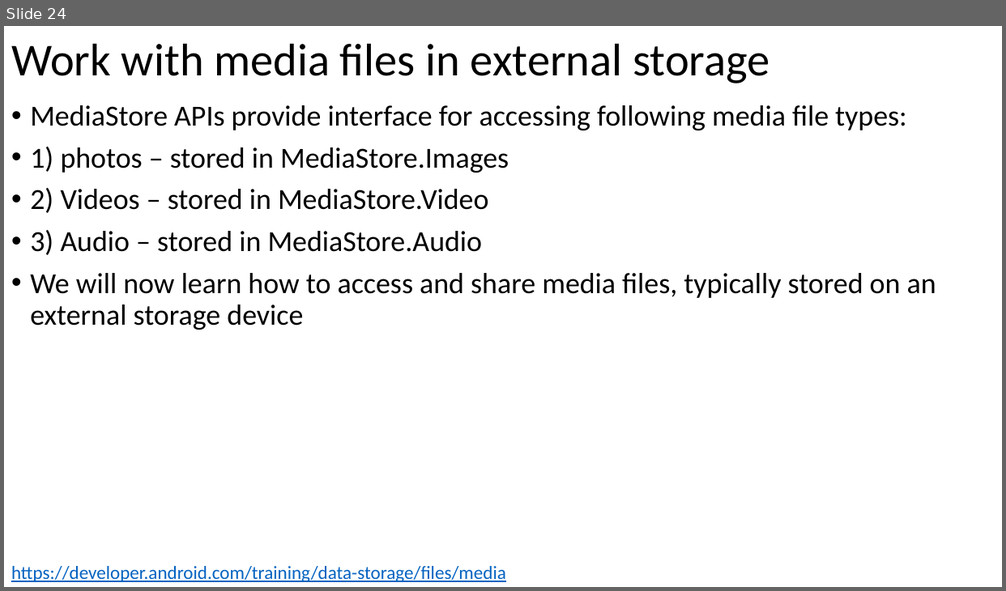
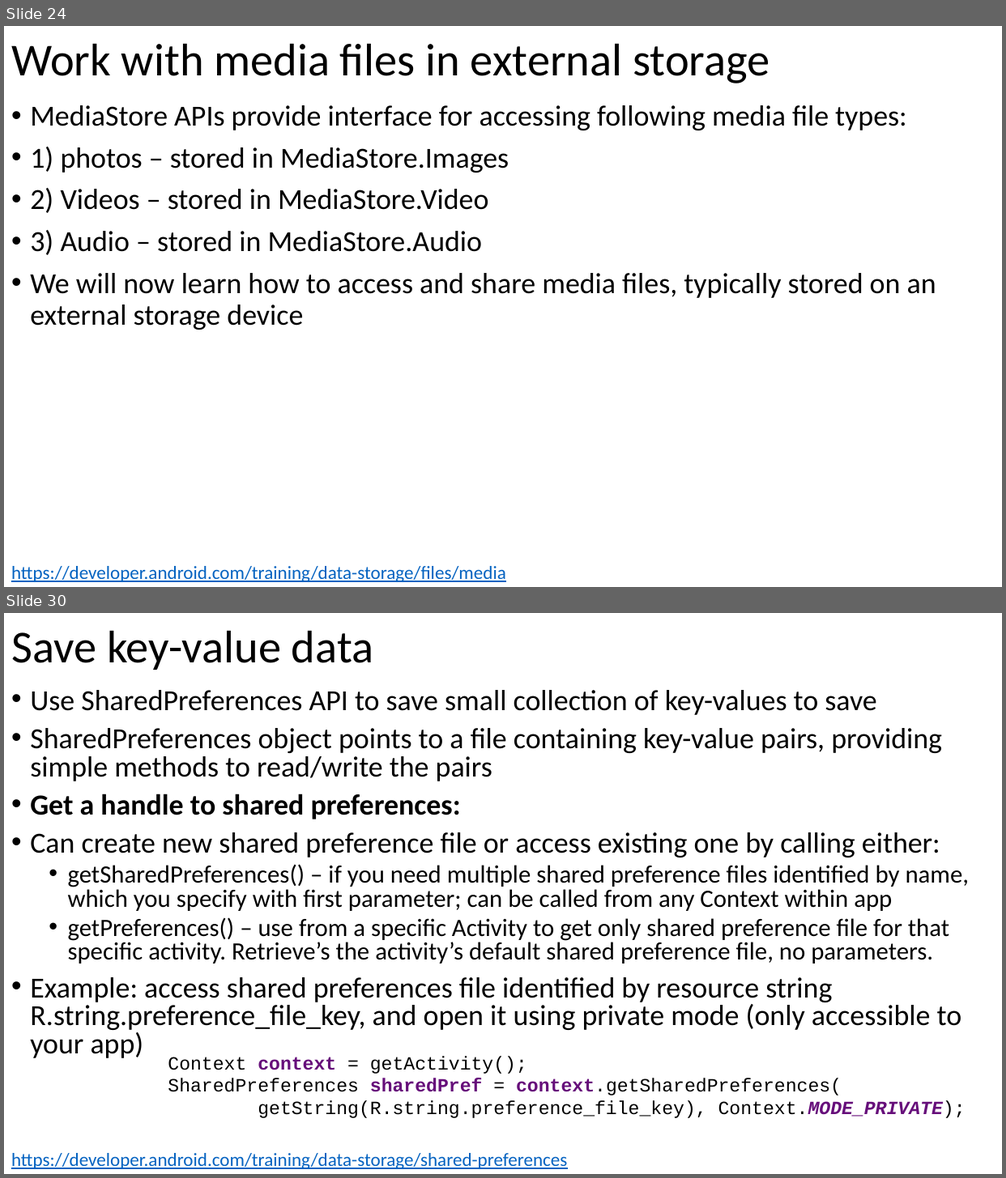
Before and after one commit to russellu/cs230, a slide deck: Lecture_11.pptx. Shown one above the other, each under a label of ours: slide 24 before the commit, slides 24 and 30 after it; the slides between them are not shown. The pictures are 1006x591 and 1006x1178 pixels, drawn with LibreOffice and Linux fonts; fonts in the diff are those of the drawing. Boxes give left, top, right and bottom in pixels: in the first picture for what was removed or moved away, otherwise in the second. Text is boxed around its words. In the diff, an @@ line names an element or a change of style, - is before the commit and + after.

```diff
--- a/Lecture_11.pptx
+++ b/Lecture_11.pptx
@@ slide 30 added at (4,613,1002,1174), background #FFFFFF @@
@@ title added at (11,630,373,670), 44 pt, text #000000 @@
+Save key-value data
@@ text added at (30,690,970,1059), 28 pt, text #000000 @@
+• Use SharedPreferences API to save small collection of key-values to save
+• SharedPreferences object points to a file containing key-value pairs, providing simple methods to read/write the pairs
+• Get a handle to shared preferences:
+• Can create new shared preference file or access existing one by calling either:
+  • getSharedPreferences() – if you need multiple shared preference files identified by name, which you specify with first parameter; can be called from any Context within app
+  • getPreferences() – use from a specific Activity to get only shared preference file for that specific activity. Retrieve’s the activity’s default shared preference file, no parameters.
+• Example: access shared preferences file identified by resource string R.string.preference_file_key, and open it using private mode (only accessible to your app)
@@ text added at (168,1056,965,1118), 18 pt, text #000000 @@
+Context context = getActivity();
+SharedPreferences sharedPref = context.getSharedPreferences(
+getString(R.string.preference_file_key), Context.MODE_PRIVATE);
@@ text added at (11,1153,567,1169), 18 pt, text #0563C1, underline @@
+https://developer.android.com/training/data-storage/shared-preferences
```
Also in this commit, not shown: 3 slides changed, 6 other slides added.
